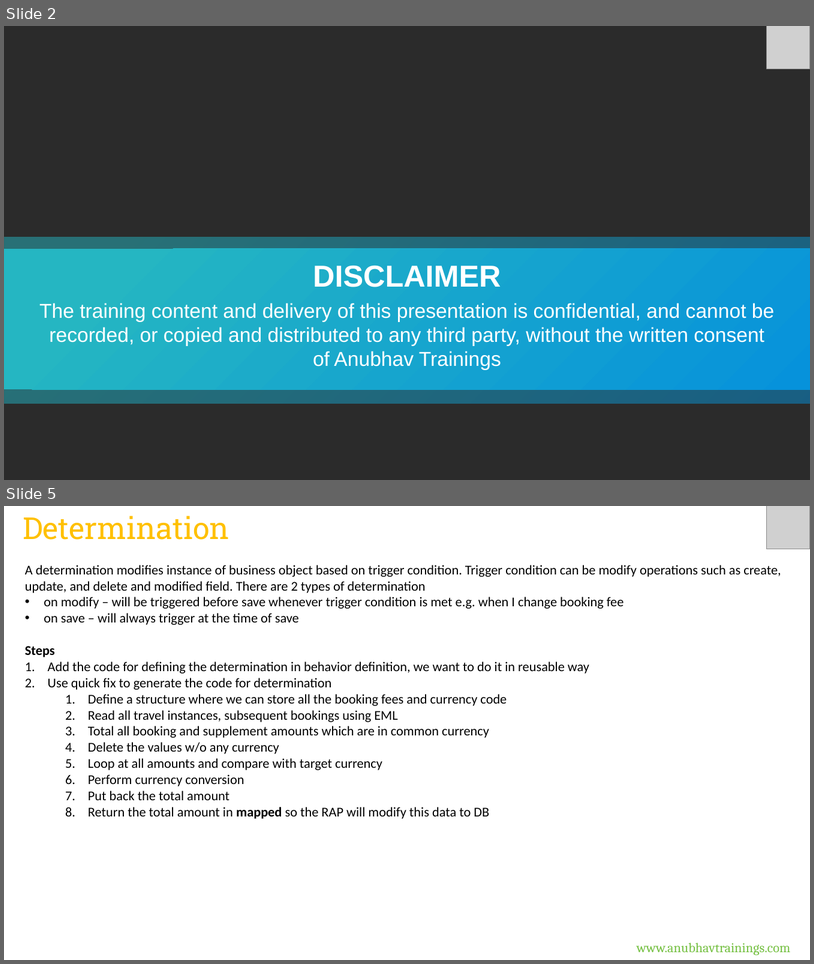
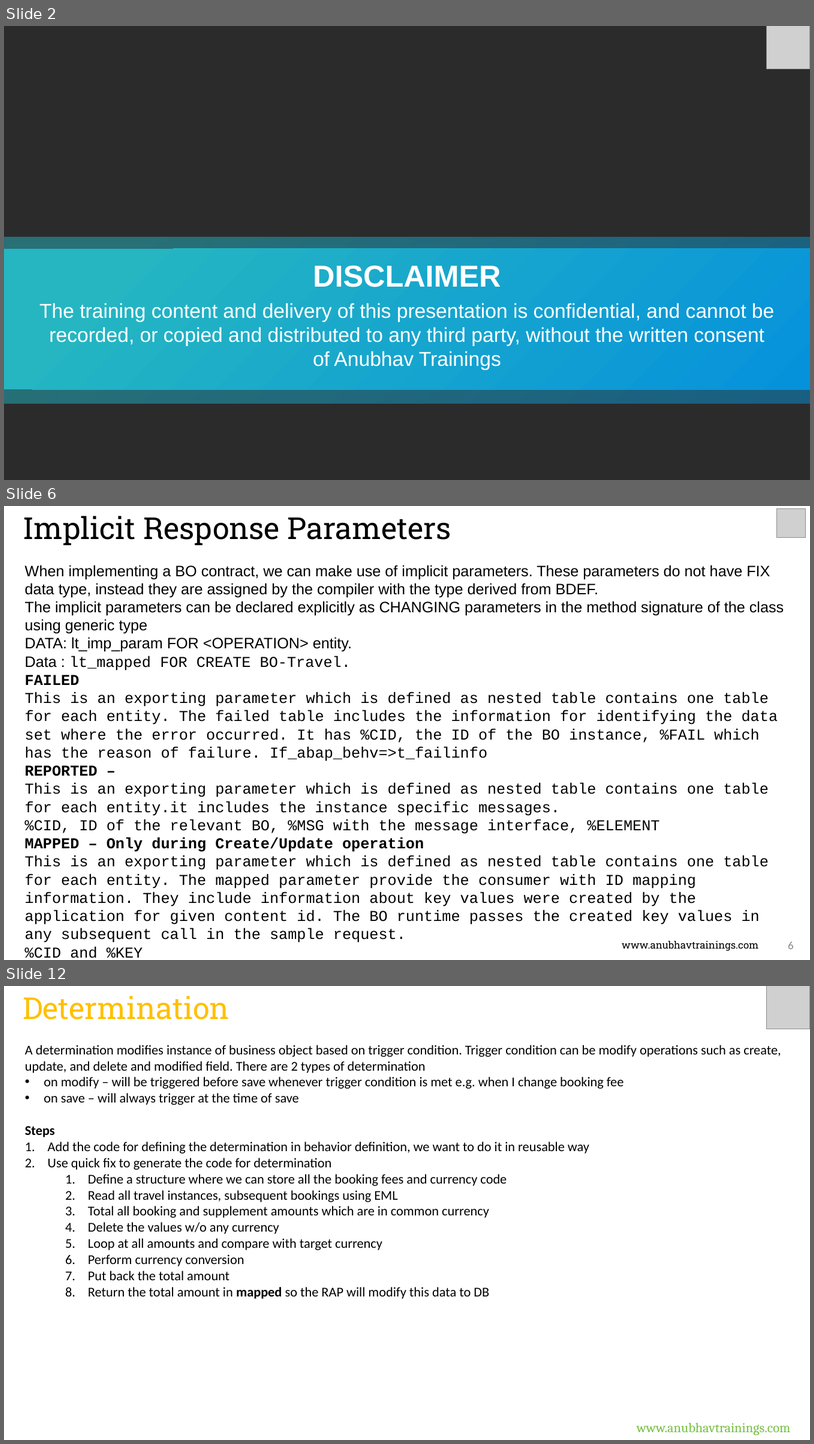
Before and after one commit to soyuztechnologies/RAP_Training_Applied_Materials, a slide deck: Day 9/DAY-9.pptx. Shown one above the other, each under a label of ours: slides 2 and 5 before the commit, slides 2, 6 and 12 after it; the slides between them are not shown. The pictures are 814x964 and 814x1444 pixels, drawn with LibreOffice and Linux fonts; fonts in the diff are those of the drawing; grey boxes stand for pictures; background and template pictures are left out; a plain dark background stands for a picture behind light text. Boxes give left, top, right and bottom in pixels: in the first picture for what was removed or moved away, otherwise in the second. Text is boxed around its words. In the diff, an @@ line names an element or a change of style, - is before the commit and + after.

Commit message:
Auto bot updater RAP Course

```diff
--- a/Day 9/DAY-9.pptx
+++ b/Day 9/DAY-9.pptx
@@ slide 6 added at [4, 506, 810, 960], background #FFFFFF @@
@@ text added at [23, 516, 452, 546], 36 pt, text #000000 @@
+Implicit Response Parameters
@@ picture added at [777, 509, 806, 537] @@
@@ text added at [25, 565, 784, 958], 18 pt, text #000000 @@
+When implementing a BO contract, we can make use of implicit parameters. These parameters do not have FIX data type, instead they are assigned by the compiler with the type derived from BDEF.
+The implicit parameters can be declared explicitly as CHANGING parameters in the method signature of the class using generic type
+DATA: lt_imp_param FOR <OPERATION> entity.
+Data : lt_mapped FOR CREATE BO-Travel.
+FAILED
+This is an exporting parameter which is defined as nested table contains one table for each entity. The failed table includes the information for identifying the data set where the error occurred. It has %CID, the ID of the BO instance, %FAIL which has the reason of failure. If_abap_behv=>t_failinfo
+REPORTED –
+This is an exporting parameter which is defined as nested table contains one table for each entity.it includes the instance specific messages.
+%CID, ID of the relevant BO, %MSG with the message interface, %ELEMENT
+MAPPED – Only during Create/Update operation
+This is an exporting parameter which is defined as nested table contains one table for each entity. The mapped parameter provide the consumer with ID mapping information. They include information about key values were created by the application for given content id. The BO runtime passes the created key values in any subsequent call in the sample request.
+%CID and %KEY
@@ text added at [622, 940, 759, 951], 12 pt, text #000000 @@
+www.anubhavtrainings.com
@@ page number added at [788, 941, 794, 949], 13.3 pt, text #888888 @@
+6
@@ what was slide 5 is now slide 12 @@
```
Also in this commit, not shown: 1 slide changed, 8 other slides added, 5 other files.
